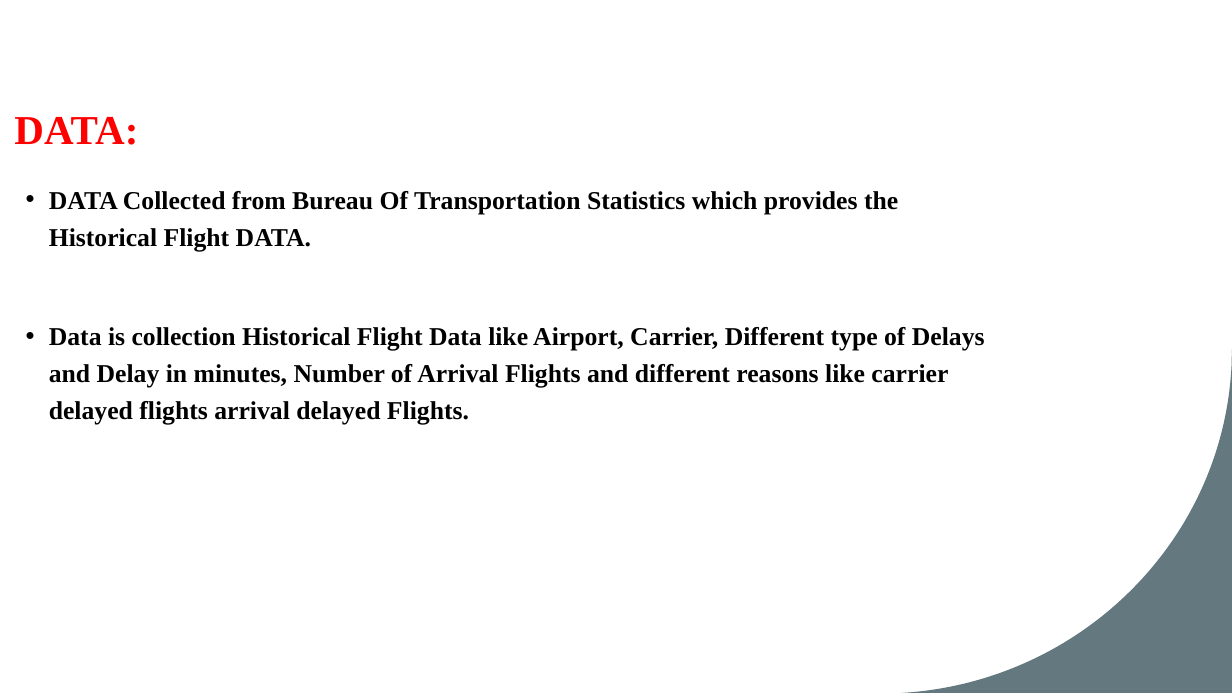
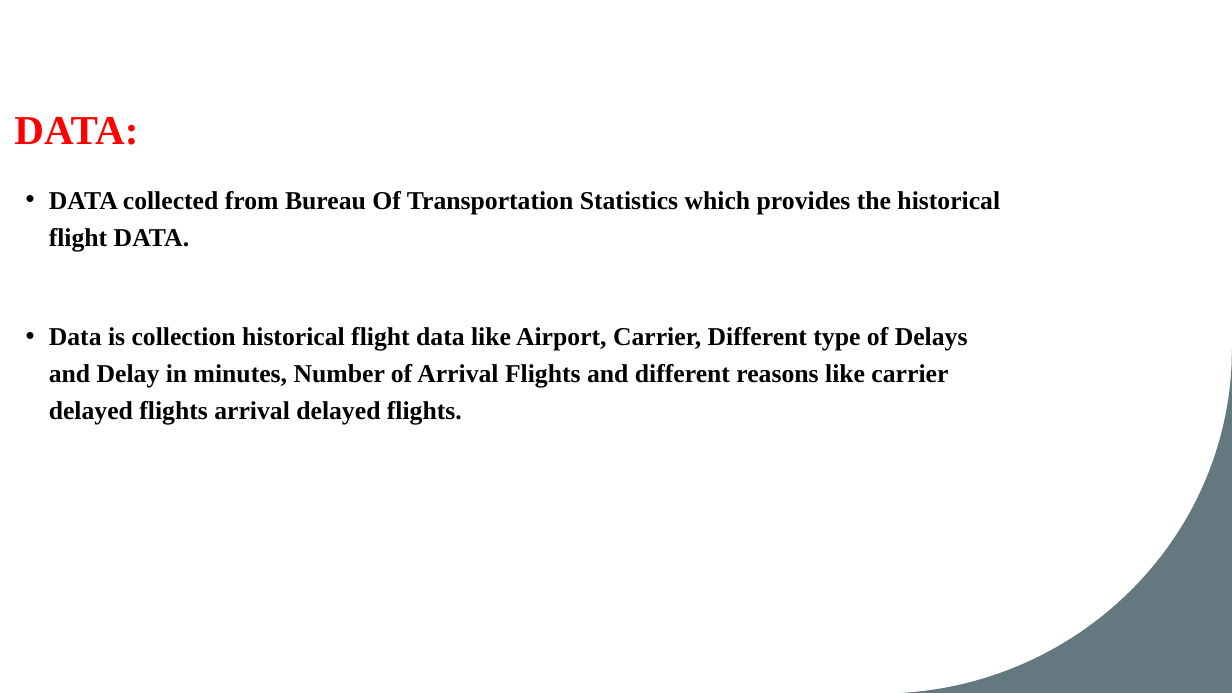
Before and after one commit to vinay-polanki/ATC_R_Project, a slide deck: slide 4 of Atc & Visualisation.pptx. Drawn at 1232x693 pixels with LibreOffice and Linux fonts; fonts in the diff are those of the drawing. Boxes give left, top, right and bottom in pixels: in the first picture for what was removed or moved away, otherwise in the second. Text is boxed around its words. In the diff, an @@ line names an element or a change of style, - is before the commit and + after.

```diff
--- a/Atc & Visualisation.pptx
+++ b/Atc & Visualisation.pptx
@@ text at (49,191,1000,425): text changed @@
-• DATA Collected from Bureau Of Transportation Statistics which provides the Historical Flight DATA.
-• Data is collection Historical Flight Data like Airport, Carrier, Different type of Delays and Delay in minutes, Number of Arrival Flights and different reasons like carrier delayed flights arrival delayed Flights.
+• DATA collected from Bureau Of Transportation Statistics which provides the historical flight DATA.
+• Data is collection historical flight data like Airport, Carrier, Different type of Delays and Delay in minutes, Number of Arrival Flights and different reasons like carrier delayed flights arrival delayed flights.
```
Also in this commit, not shown: 7 other slides changed.
